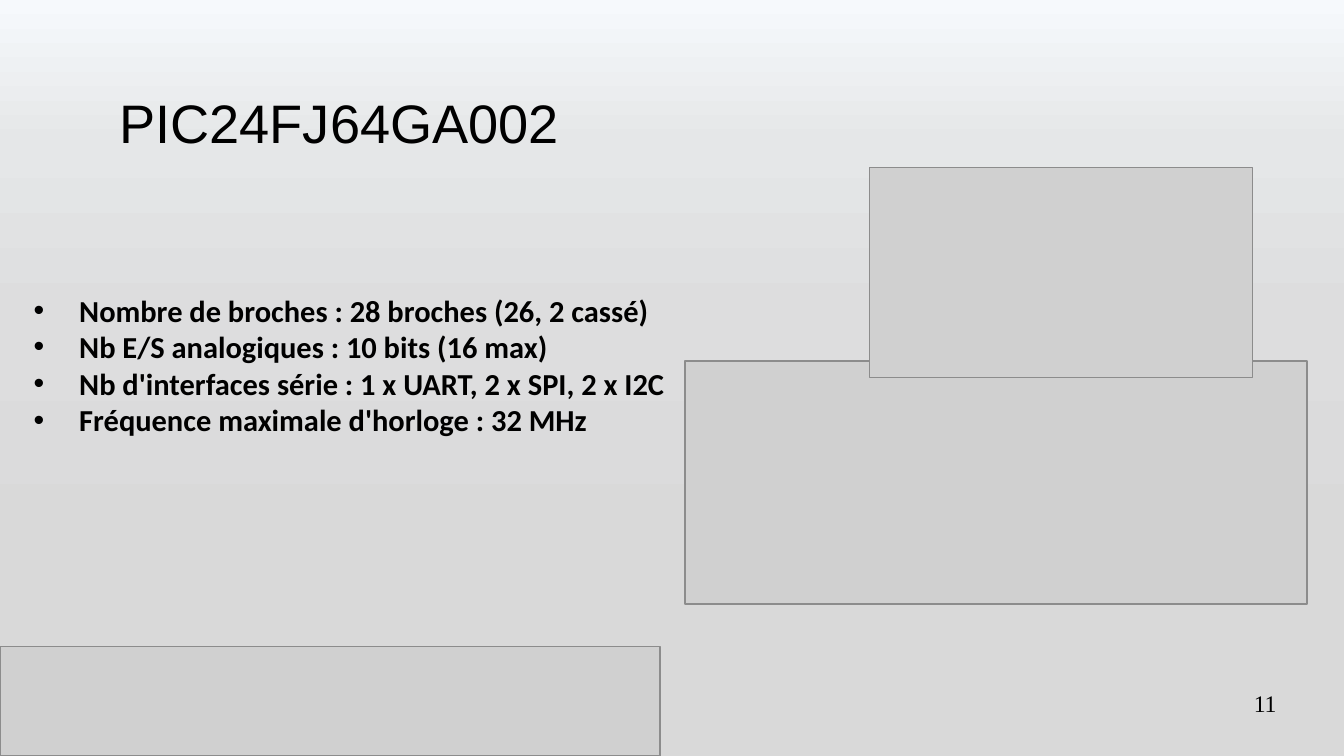
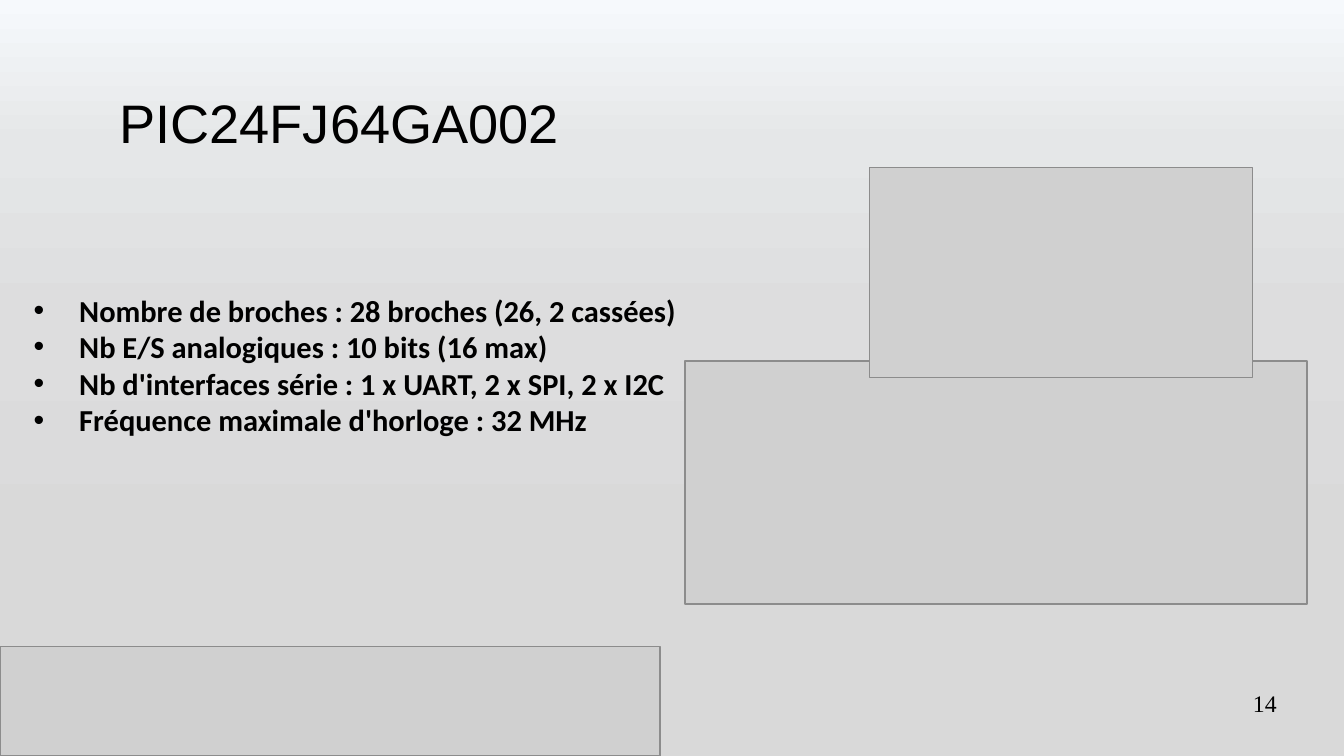
Before and after one commit to romain327/machine-turing, a slide deck: slide 14 of presentation/Presentation Machine de Turing.pptx (slide 11 before the commit). Drawn at 1344x756 pixels with LibreOffice and Linux fonts; fonts in the diff are those of the drawing; grey boxes stand for pictures. Boxes give left, top, right and bottom in pixels: in the first picture for what was removed or moved away, otherwise in the second. Text is boxed around its words. In the diff, an @@ line names an element or a change of style, - is before the commit and + after.

```diff
--- a/presentation/Presentation Machine de Turing.pptx
+++ b/presentation/Presentation Machine de Turing.pptx
@@ text at (79, 299, 675, 327): text changed @@
-• Nombre de broches : 28 broches (26, 2 cassé)
+• Nombre de broches : 28 broches (26, 2 cassées)
@@ page number at (1253, 696, 1277, 712): text changed @@
-11
+14
```
Also in this commit, not shown: 2 other slides changed, 10 slides added, 2 slides removed, 6 other files.
